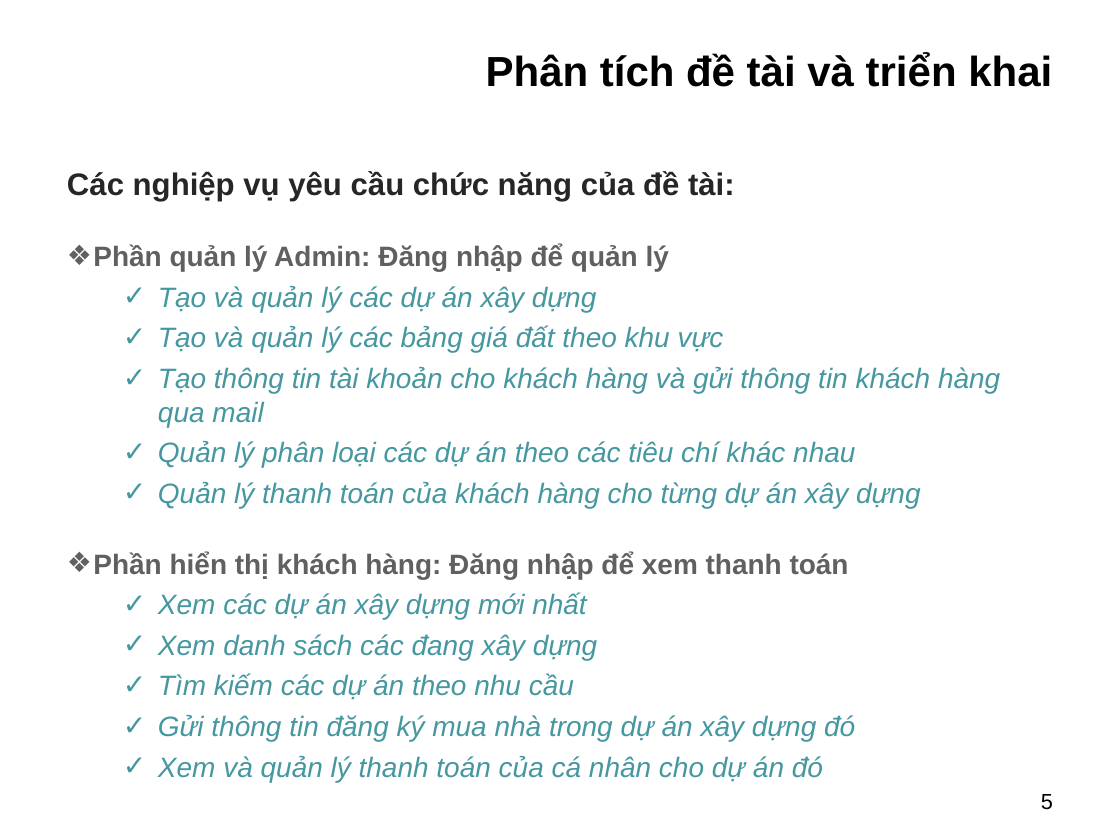
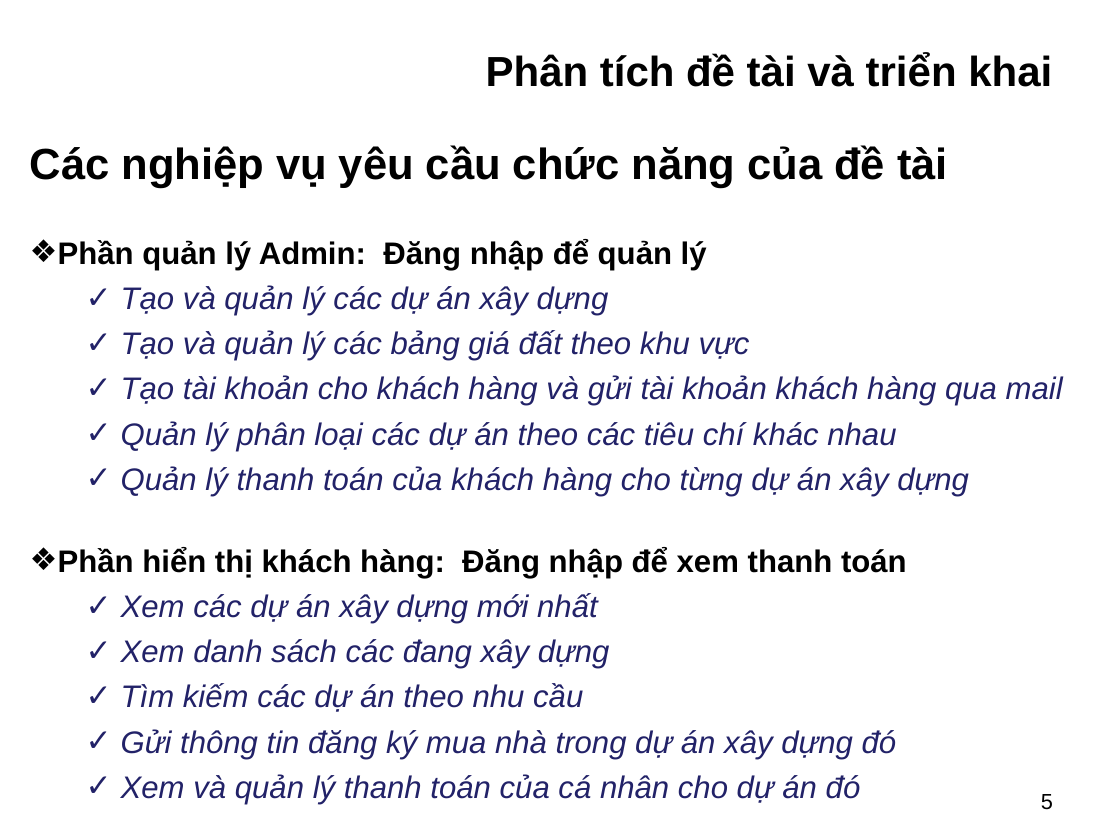
Before and after one commit to FAI-C1212L-SEM4-G1/WebsiteRealEstateNTB, a slide deck: slide 5 of document_other/Slide_Project_SEM4.ppt. Drawn at 1120x840 pixels with LibreOffice and Linux fonts; fonts in the diff are those of the drawing; background and template pictures are left out. Boxes give left, top, right and bottom in pixels: in the first picture for what was removed or moved away, otherwise in the second. Text is boxed around its words. In the diff, an @@ line names an element or a change of style, - is before the commit and + after.

```diff
--- a/document_other/Slide_Project_SEM4.ppt
+++ b/document_other/Slide_Project_SEM4.ppt
@@ text "Các nghiệp vụ yêu cầu ...": place and size @@
-text "Các nghiệp vụ yêu cầu ..." at [67, 171, 1000, 782]
+text "Các nghiệp vụ yêu cầu ..." at [30, 145, 1063, 804]
@@ text at [30, 145, 948, 188]: text changed; size 20 to 28 pt; text colour #262626 to #000000 @@
-Các nghiệp vụ yêu cầu chức năng của đề tài:
+Các nghiệp vụ yêu cầu chức năng của đề tài
@@ text at [58, 239, 969, 804]: size 18 to 20 pt in "Phần quản lý Admin: Đăng nhập để ...", "Tạo và quản lý các dự án ...", "Tạo và quản lý các bảng giá ...", "Quản lý phân loại các dự án ..." and 7 more places; text colour #606060 to #000000 in "Phần quản lý Admin: Đăng nhập để ...", "Phần hiển thị khách hàng: Đăng nhập ..."; text colour #4597A0 to #222268 in "Tạo và quản lý các dự án ...", "Tạo và quản lý các bảng giá ...", "Quản lý phân loại các dự án ...", "Quản lý thanh toán của khách hàng ..." and 5 more places; line spacing 1.9 to 2; bullet colour #606060 to #000000; bullet colour #4597A0 to #222268 @@
@@ text at [121, 375, 1063, 406]: text changed; size 18 to 20 pt; text colour #4597A0 to #222268 @@
-  ✓ Tạo thông tin tài khoản cho khách hàng và gửi thông tin khách hàng qua mail
+  ✓ Tạo tài khoản cho khách hàng và gửi tài khoản khách hàng qua mail
```
Also in this commit, not shown: 6 other slides changed, 2 other files.
